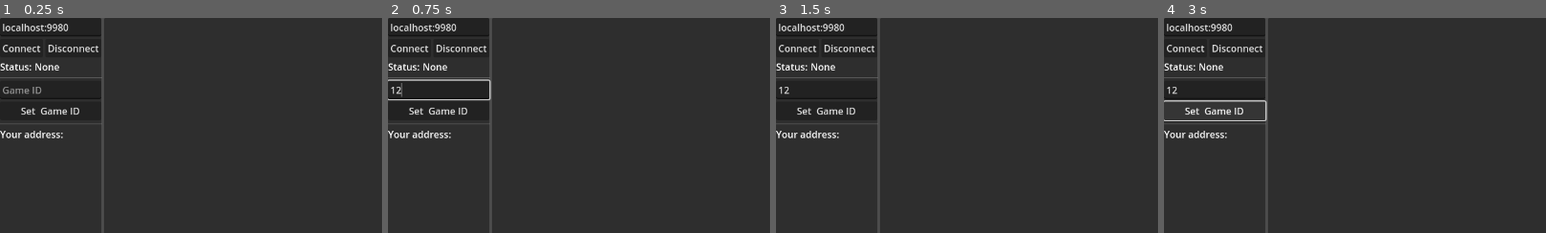
Above: before the commit, frames 1-4 (left to right).
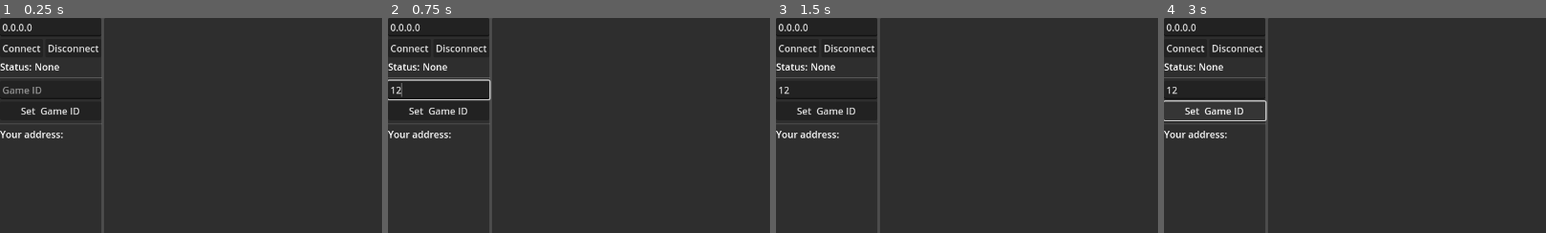
Above: after the commit, the same moments.

Repository: foxssake/nohub
Game: Godot game, scene res://examples/webrtc/browser_webrtc.tscn
Two runs of this game, one before a commit and one after it. Both use one fixed random seed, a clock stepped at 60 frames per second and the inputs below. This scene is started directly instead of the project's main scene.
Inputs (mouse positions are % of the whole screen's width and height, from its top left):
- Up to frame 1 (0.25 s): no input
- Up to frame 2 (0.75 s): click (7, 17) at 0.52 s; type "12" at 0.6 s
- Up to frame 3 (1.5 s): click (35, 93) at 0.75 s; type "Alex" at 0.83 s; click "Start" at 1.25 s
- Up to frame 4 (3 s): click "Start" at 2 s; click "Set Game ID" at 2.75 s
The pictures show only the part of the screen within x 0-50%, y 0-50%; the shares and areas given below are measured in that part.

The runs differ from the first frame. In frame 1, 0.4% of the frame differs, in the area x 0-18%, y 2-7%; in frame 2, 0.4%; in frame 3, 0.4%; in frame 4, 0.4%.

Commit message:
feat: update session to use number with nanoid customAlphabet

Diff:
--- a/nohub.gd/examples/webrtc/browser_webrtc.tscn
+++ b/nohub.gd/examples/webrtc/browser_webrtc.tscn
@@ -349,7 +349,6 @@
 	web_rtc_peer = WebRTCMultiplayerPeer.new()
 	web_rtc_peer.create_mesh(int(id))
 	multiplayer.multiplayer_peer = web_rtc_peer
-	prints('HECK:', id)
 
 	multiplayer.peer_connected.connect(func(id): print(\"Add player: \", id))
 	multiplayer.peer_disconnected.connect(func(id): print(\"Remove player: \", id))
@@ -416,9 +415,6 @@
 			web_rtc_peer.get_peer(int(message.kv_map.orgPeer)).connection.add_ice_candidate(str(message.kv_map.mid), int(message.kv_map.index), message.kv_map.sdp)
 
 func _offerCreated(type, data, id: int):
-	if !web_rtc_peer.has_peer(id):
-		return
-
 	web_rtc_peer.get_peer(id).connection.set_local_description(type, data)
 
 	if type == \"offer\":
@@ -500,7 +496,7 @@
 [node name="Host Input" type="LineEdit" parent="Browser UI/Left Panel/VBoxContainer"]
 unique_name_in_owner = true
 layout_mode = 2
-text = "localhost:9980"
+text = "0.0.0.0"
 placeholder_text = "Address"
 
 [node name="Buttons Container" type="HBoxContainer" parent="Browser UI/Left Panel/VBoxContainer"]
Not shown, changed: nohub.gd/addons/nohub.gd/nohub.gd
Not shown, changed: nohub/.env.example
Not shown, changed: nohub/spec/fixtures.ts
Not shown, changed: nohub/spec/lobbies/lobby.service.spec.ts
Not shown, changed: nohub/src/config.ts
Not shown, changed: nohub/src/sessions/session.api.ts
